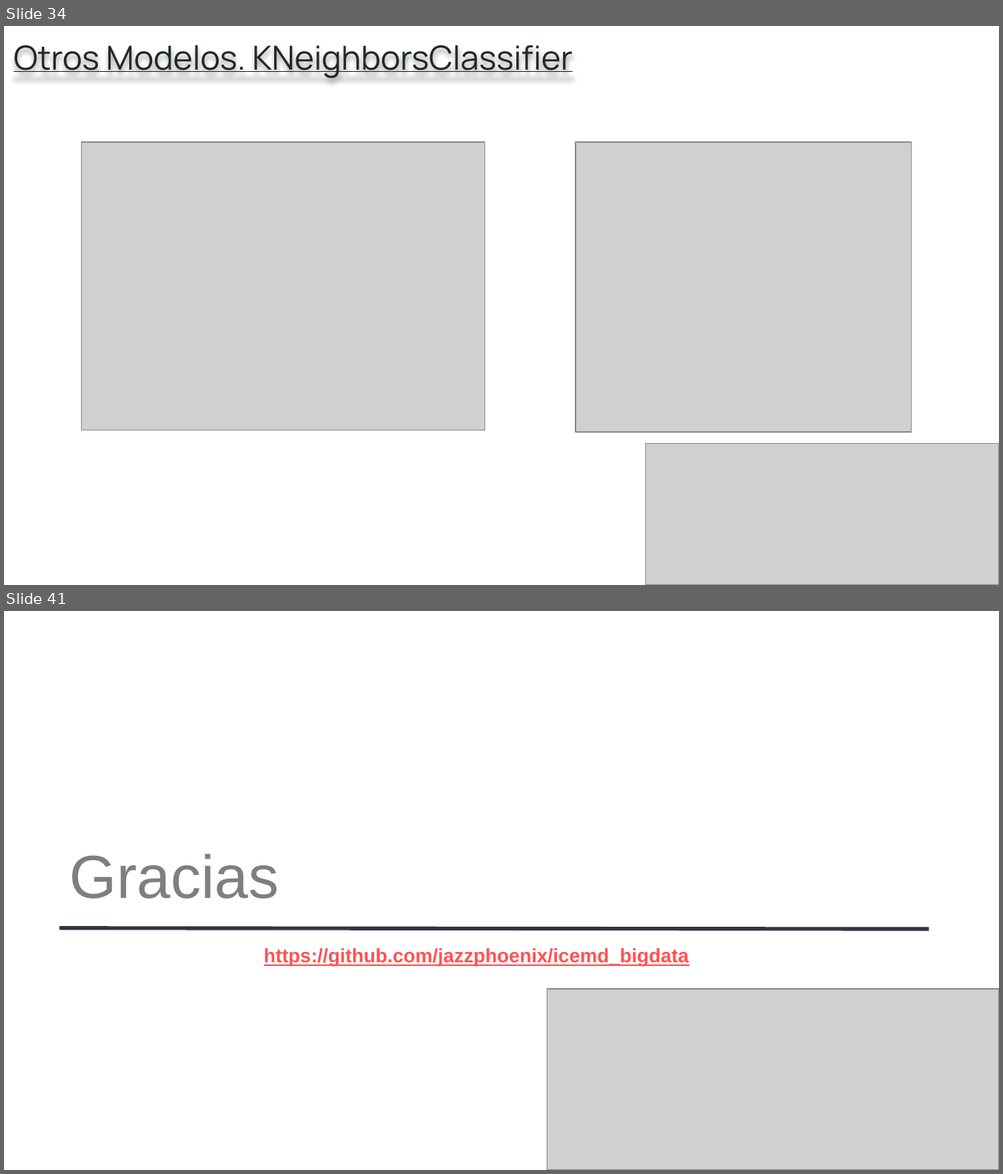
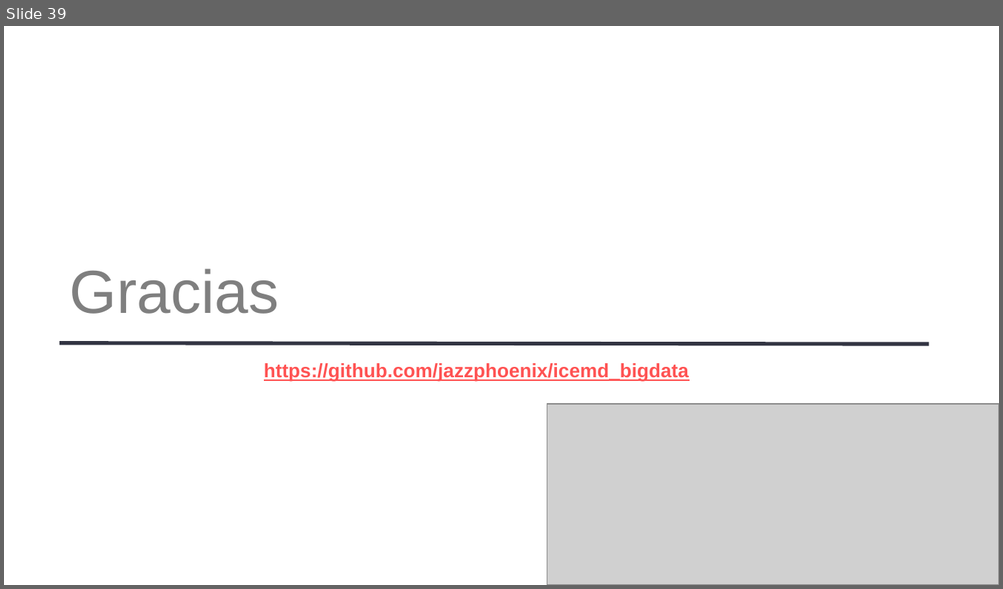
Before and after one commit to jazzphoenix/icemd_bigdata, a slide deck: presentation/Modulo 5_99905.pptx. Shown one above the other, each under a label of ours: slides 34 and 41 before the commit, slide 39 after it; the slides between them are not shown. The pictures are 1003x1174 and 1003x589 pixels, drawn with LibreOffice and Linux fonts; fonts in the diff are those of the drawing; grey boxes stand for pictures. Boxes give left, top, right and bottom in pixels: in the first picture for what was removed or moved away, otherwise in the second. Text is boxed around its words. In the diff, an @@ line names an element or a change of style, - is before the commit and + after.

```diff
--- a/presentation/Modulo 5_99905.pptx
+++ b/presentation/Modulo 5_99905.pptx
@@ slide 34 removed at [4,26,999,585], background #FFFFFF @@
@@ text removed at [14,45,572,78] @@
-Otros Modelos. KNeighborsClassifier
@@ picture removed at [82,142,484,431] @@
@@ picture removed at [575,142,911,433] @@
@@ picture removed at [646,443,999,585] @@
@@ what was slide 41 is now slide 39 @@
```
Also in this commit, not shown: 27 slides changed, 9 slides added, 10 other slides removed, 5 other files.
